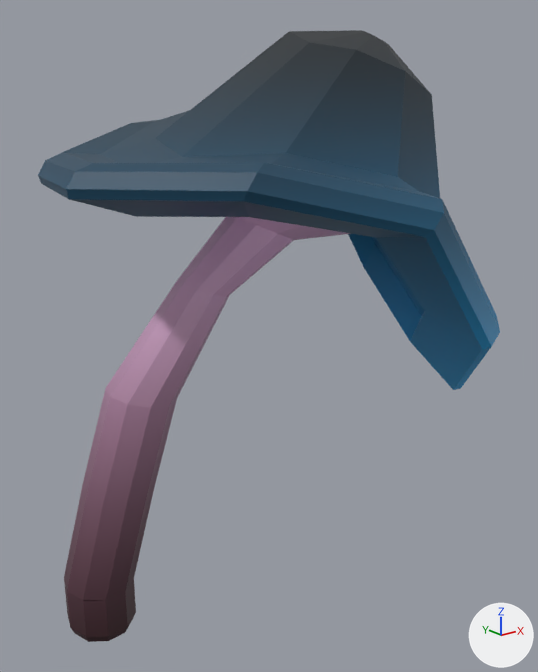
The FBX model Assets/Models/Pilz2.fbx as it was, and as the next commit left it.
The view is the same before and after, from a camera (50 mm lens) standing at (27.28, -31.08, 8.55) and looking at (34.81, -21.66, 4.78). The lights are fixed; the arrows at lower right show +X, +Y and +Z. Where no turn or scale is listed for an object, it has been applied to the vertices. Vertices at the same position are counted once.

Objects in the first picture: 'Pilz3'.
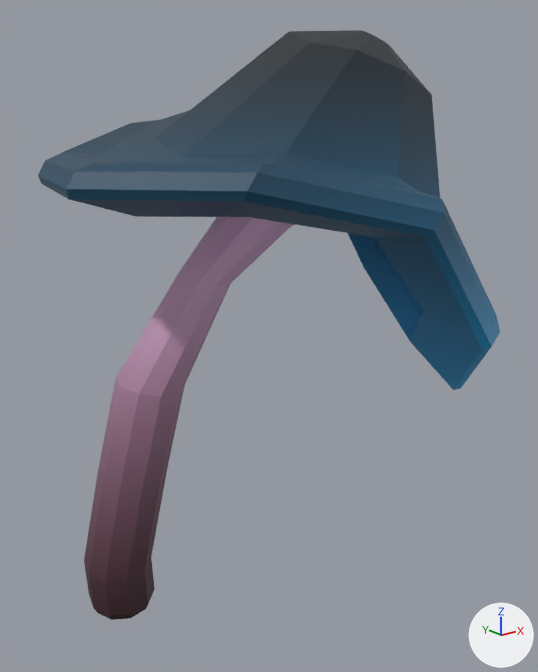
The newer file is also turned or shifted as a whole; pictures and numbers use the older file's frame.

Changed parts and their boxes (x1, y1, x2, y2) in the pictures (538 x 672 px):
'Pilz3', reshaped
    before: (38, 30, 500, 642)
    after: (38, 30, 500, 620)
part 1 of me_cylinder_014, rebuilt
    before: (64, 217, 351, 642)
    after: (84, 217, 295, 620)

Diff of the bpy script that builds the scene:
```diff
--- a/Assets/Models/Pilz2.fbx.py
+++ b/Assets/Models/Pilz2.fbx.py
@@ me_cylinder_014 @@
 # used by ob_pilz3; location = (34.68, -21.5, 6.05)
-me_cylinder_014.from_pydata(...)  # 198 vertices, 180 faces; spans x -3.62..3.91, y -3.74..3.46, z -5.96..3.68
+me_cylinder_014.from_pydata(...)  # 198 vertices, 184 faces; spans x -3.62..3.91, y -3.74..3.46, z -6.02..3.68
+# me_cylinder_014 part 1: the loose piece of 88 vertices spanning x -3.48..2.01, y -2.3..1.41, z -5.96..1.77 is rebuilt with 88 vertices and now spans x -2.95..2.29, y -1.86..1.58, z -6.02..2.29
 me_cylinder_014.materials.append(mat_color)
```
